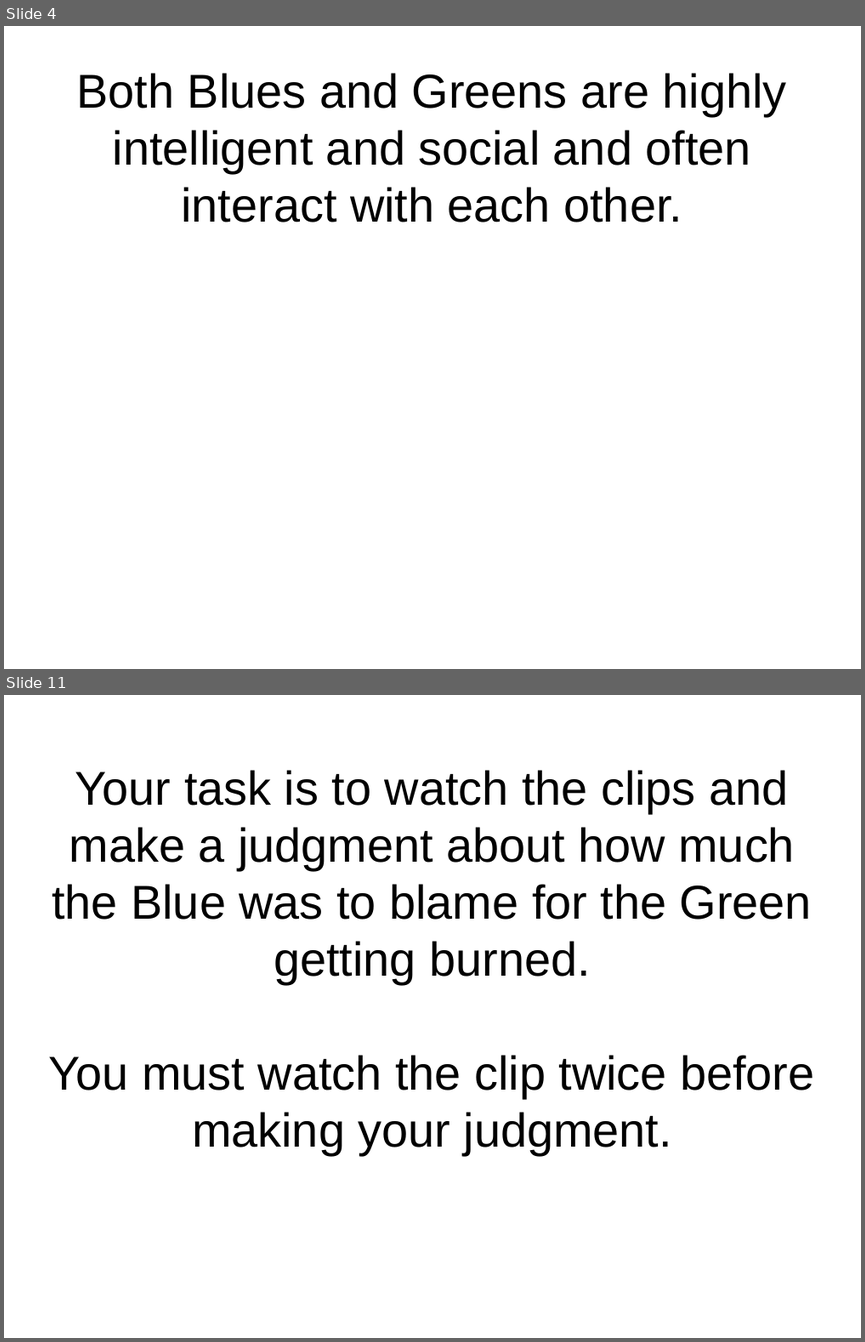
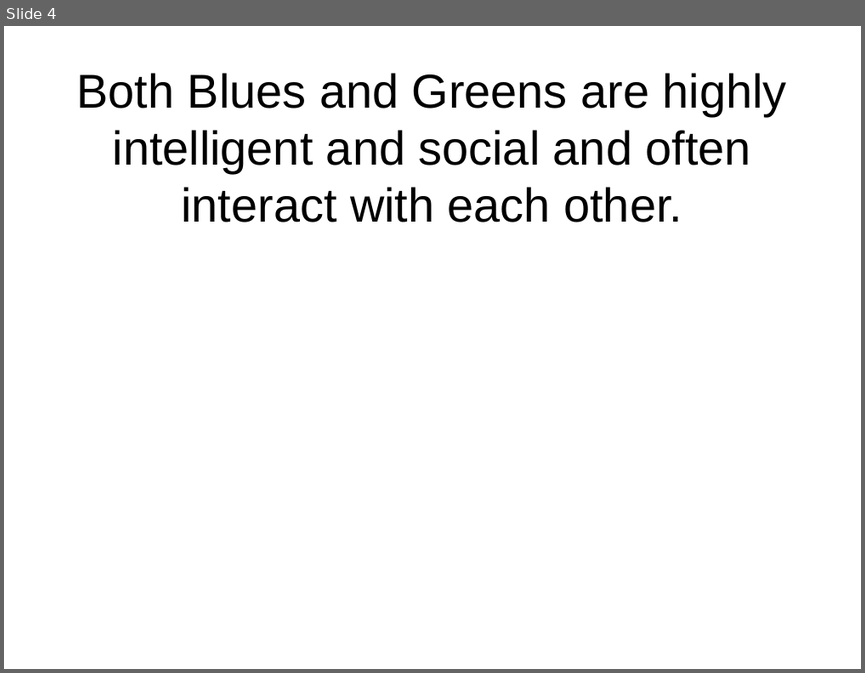
Before and after one commit to flxsosa/MoralDynamics, a slide deck: experiment_template/experiment_slides.odp. Shown one above the other, each under a label of ours: slides 4 and 11 before the commit, slide 4 after it; the slides between them are not shown. The pictures are 865x1342 and 865x673 pixels, drawn with LibreOffice and Linux fonts; fonts in the diff are those of the drawing. Boxes give left, top, right and bottom in pixels: in the first picture for what was removed or moved away, otherwise in the second. Text is boxed around its words. In the diff, an @@ line names an element or a change of style, - is before the commit and + after.

```diff
--- a/experiment_template/experiment_slides.odp
+++ b/experiment_template/experiment_slides.odp
@@ slide 11 removed at [4,695,861,1338], background #FFFFFF @@
@@ title removed at [49,770,814,1155] @@
-Your task is to watch the clips and make a judgment about how much the Blue was to blame for the Green getting burned.
-You must watch the clip twice before making your judgment.
```
Also in this commit, not shown: 1 slide changed, 3 slides added, 5 other slides removed, 12 other files.
